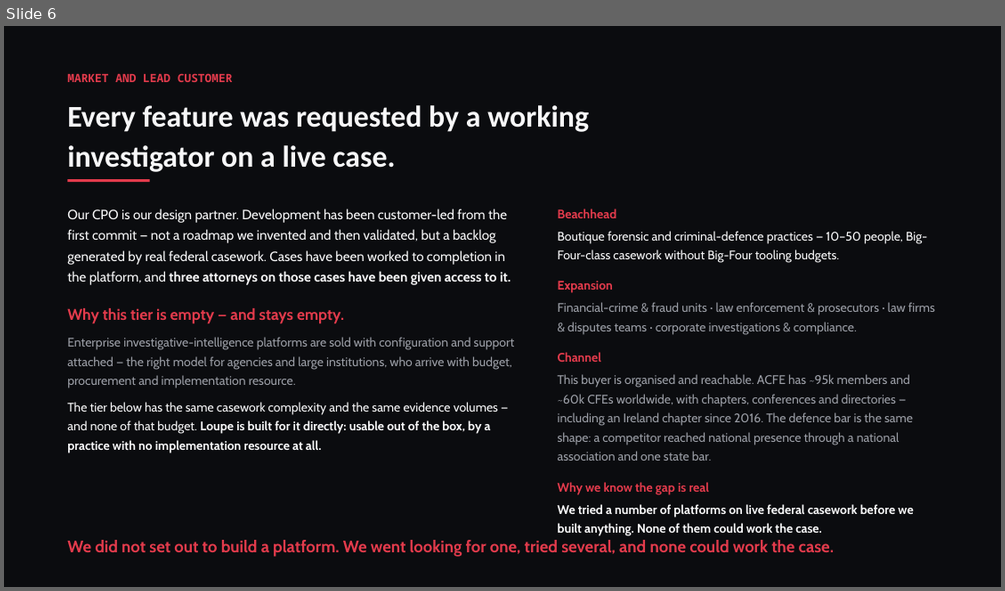
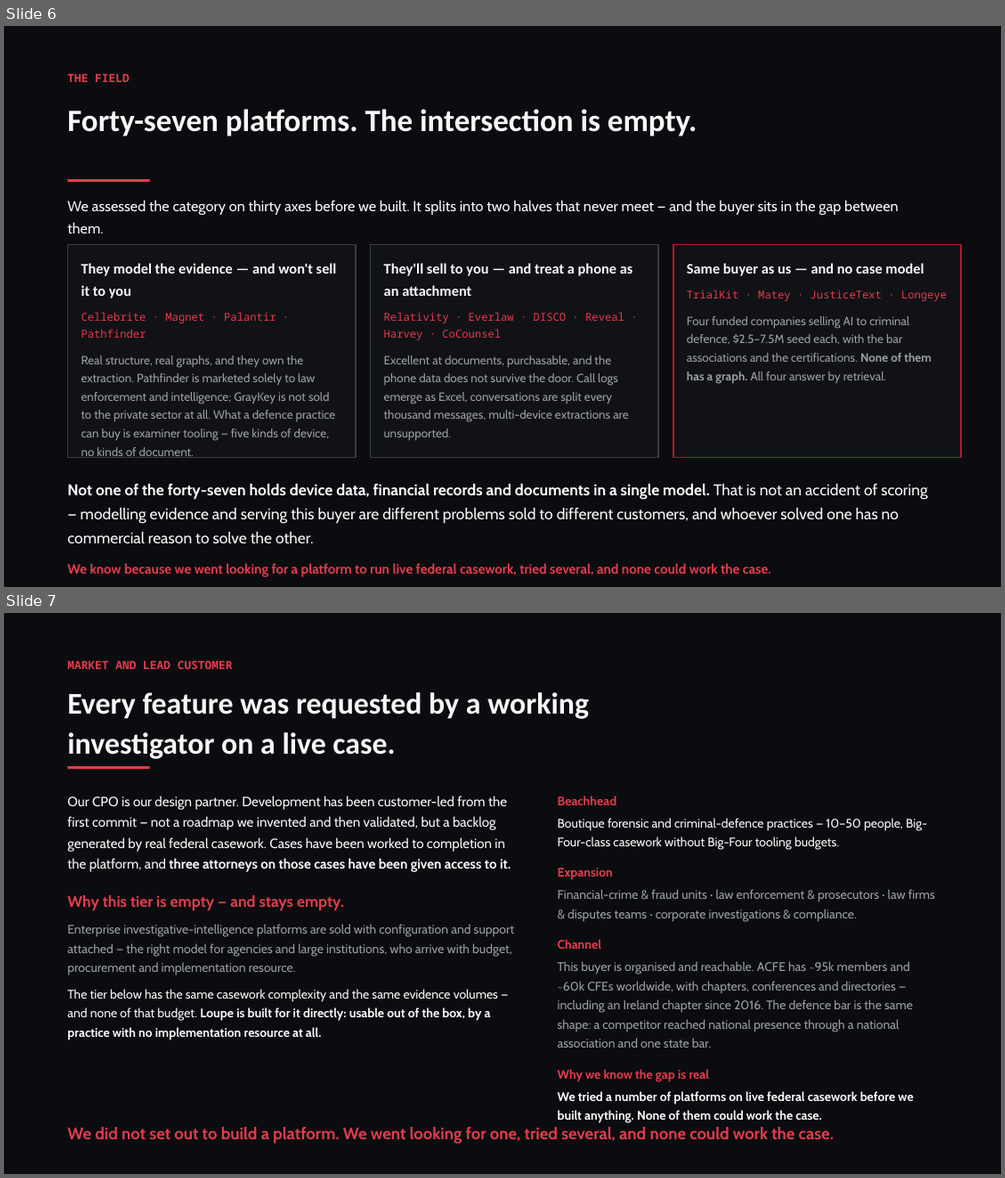
Before and after one commit to conorbowles51/owl-n4j, a slide deck: Loupe-NDRC-deck.pptx. Shown one above the other, each under a label of ours: slide 6 before the commit, slides 6 and 7 after it. The pictures are 1005x591 and 1005x1178 pixels, drawn with LibreOffice and Linux fonts; fonts in the diff are those of the drawing. Boxes give left, top, right and bottom in pixels: in the first picture for what was removed or moved away, otherwise in the second. Text is boxed around its words. In the diff, an @@ line names an element or a change of style, - is before the commit and + after.

```diff
--- a/Loupe-NDRC-deck.pptx
+++ b/Loupe-NDRC-deck.pptx
@@ slide 6 added at (4,26,1001,587), background #0B0C0F @@
@@ text added at (67,74,129,82), 11 pt, text #E33B4C, bold @@
+THE FIELD
@@ text added at (67,109,697,136), 30 pt, text #F7F7F8, bold @@
+Forty-seven platforms. The intersection is empty.
@@ rectangle added at (67,179,150,182), fill #E33B4C @@
@@ text added at (67,200,898,233), 14 pt, text #F7F7F8 @@
+We assessed the category on thirty axes before we built. It splits into two halves that never meet — and the buyer sits in the gap between them.
@@ rectangle added at (67,244,356,458), fill #111216, outline #3B3D44 1.25 pt @@
@@ text added at (81,263,337,458), 11.5 pt, text #9A9DA5 @@
+They model the evidence — and won't sell it to you
+Cellebrite · Magnet · Palantir · Pathfinder
+Real structure, real graphs, and they own the extraction. Pathfinder is marketed solely to law enforcement and intelligence; GrayKey is not sold to the private sector at all. What a defence practice can buy is examiner tooling — five kinds of device, no kinds of document.
@@ rectangle added at (371,244,658,458), fill #111216, outline #3B3D44 1.25 pt @@
@@ text added at (384,263,633,440), 11.5 pt, text #9A9DA5 @@
+They'll sell to you — and treat a phone as an attachment
+Relativity · Everlaw · DISCO · Reveal · Harvey · CoCounsel
+Excellent at documents, purchasable, and the phone data does not survive the door. Call logs emerge as Excel, conversations are split every thousand messages, multi-device extractions are unsupported.
@@ rectangle added at (673,244,961,458), fill #111216, outline #B41624 1.25 pt @@
@@ text added at (687,263,947,383), 11.5 pt, text #9A9DA5 @@
+Same buyer as us — and no case model
+TrialKit · Matey · JusticeText · Longeye
+Four funded companies selling AI to criminal defence, $2.5–7.5M seed each, with the bar associations and the certifications. None of them has a graph. All four answer by retrieval.
@@ text added at (67,483,928,577), 15 pt, text #F7F7F8, bold @@
+Not one of the forty-seven holds device data, financial records and documents in a single model. That is not an accident of scoring — modelling evidence and serving this buyer are different problems sold to different customers, and whoever solved one has no commercial reason to solve the other.
+We know because we went looking for a platform to run live federal casework, tried several, and none could work the case.
@@ what was slide 6 is now slide 7 @@
```
Also in this commit, not shown: 1 slide changed, 3 other files.
